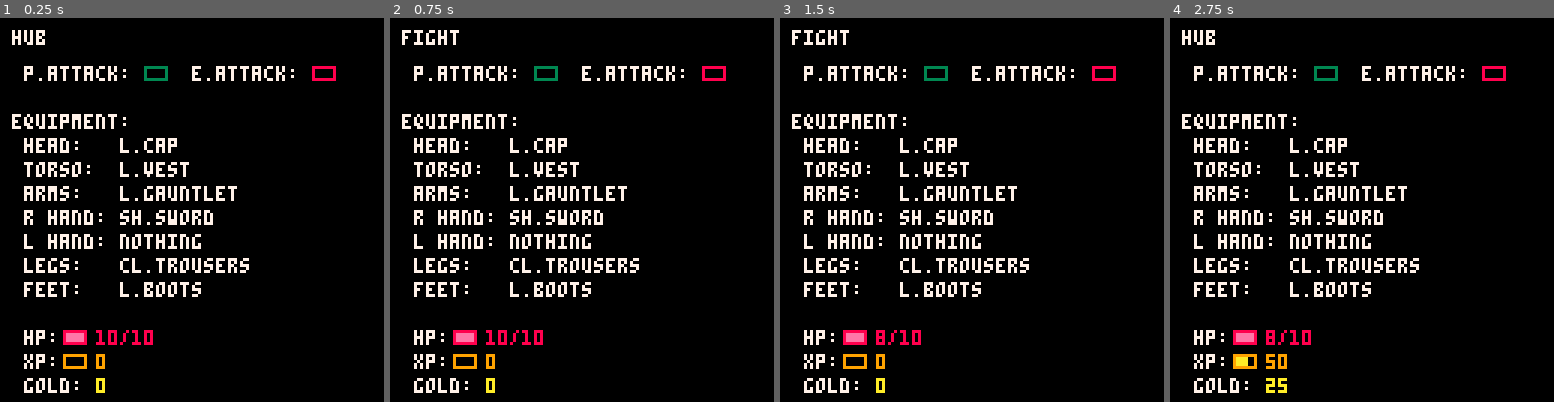
Above: before the commit, frames 1-4 (left to right).
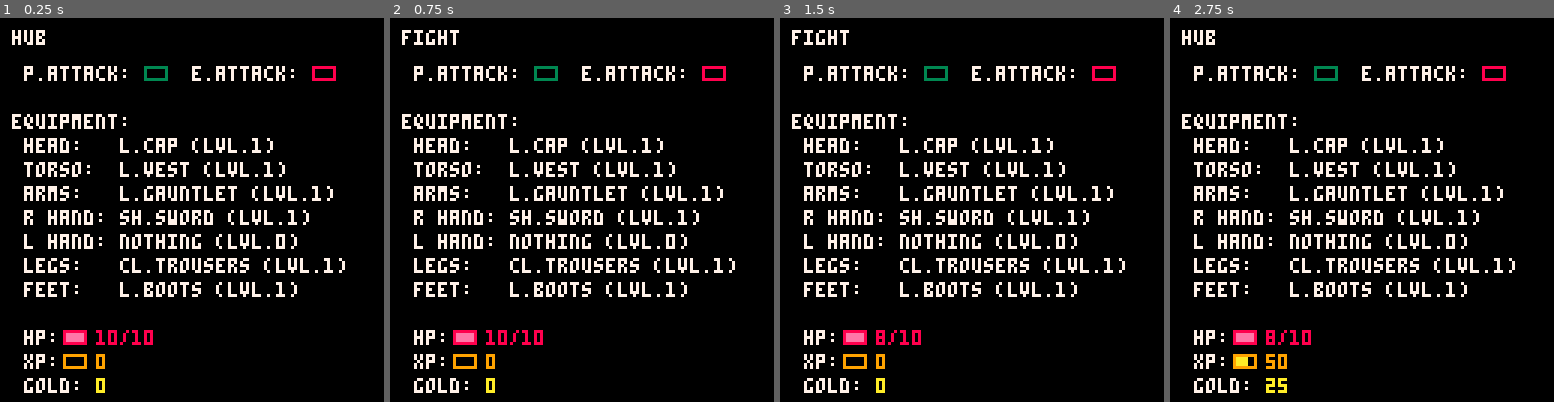
Above: after the commit, the same moments.

Repository: VedVid/IdleRPG
Game: PICO-8 cartridge idlerpg.p8
Same seed, same stepped clock (60 frames per second), same inputs: the game is played once before the commit and once after it.
Inputs:
- Up to frame 1 (0.25 s): no input
- Up to frame 2 (0.75 s): tap O (Z key) at 0.7 s
- Up to frame 3 (1.5 s): no input
- Up to frame 4 (2.75 s): tap O (Z key) at 1.7, 2.1, 2.5 s

The runs differ from the first frame. In frame 1, 1.9% of the frame differs, in the area x 50-90%, y 31-73%; in frame 2, 1.9%; in frame 3, 1.9%; in frame 4, 1.9%.

Commit message:
Items has (meaningless right now) level

Diff:
--- a/idlerpg.p8
+++ b/idlerpg.p8
@@ -95,19 +95,24 @@
  player.gold = 0
  player.equipment = {}
  player.equipment.head = {
-  name = "l.cap", def = 1}
+  name = "l.cap", lvl = 1,
+  def = 1}
  player.equipment.torso = {
-  name = "l.vest", def = 1}
+  name = "l.vest", lvl = 1,
+  def = 1}
  player.equipment.arms = {
-  name = "l.gauntlet", def = 1}
+  name = "l.gauntlet", lvl = 1,
+  def = 1}
  player.equipment.right_hand = {
-  name = "sh.sword", dmg = 3, as = 3}
+  name = "sh.sword", lvl = 1,
+  dmg = 3, as = 3}
  player.equipment.left_hand = {
-  name = "nothing"}
+  name = "nothing", lvl = 0}
  player.equipment.legs = {
-  name = "cl.trousers"}
+  name = "cl.trousers", lvl = 1}
  player.equipment.feet = {
-  name = "l.boots", def = 1}
+  name = "l.boots", lvl = 1,
+  def = 1}
  return player
 end
 
@@ -149,13 +154,13 @@
 
 function draw_eq(x, y, eq)
  print("equipment:", x-4, y, 7)
- print("head:   "..eq.head.name, x, y+8, 7)
- print("torso:  "..eq.torso.name, x, y+16, 7)
- print("arms:   "..eq.arms.name, x, y+24, 7)
- print("r hand: "..eq.right_hand.name, x, y+32, 7)
- print("l hand: "..eq.left_hand.name, x, y+40, 7)
- print("legs:   "..eq.legs.name, x, y+48, 7)
- print("feet:   "..eq.feet.name, x, y+56, 7)
+ print("head:   "..eq.head.name.." (lvl."..eq.head.lvl..")", x, y+8, 7)
+ print("torso:  "..eq.torso.name.." (lvl."..eq.torso.lvl..")", x, y+16, 7)
+ print("arms:   "..eq.arms.name.." (lvl."..eq.arms.lvl..")", x, y+24, 7)
+ print("r hand: "..eq.right_hand.name.." (lvl."..eq.right_hand.lvl..")", x, y+32, 7)
+ print("l hand: "..eq.left_hand.name.." (lvl."..eq.left_hand.lvl..")", x, y+40, 7)
+ print("legs:   "..eq.legs.name.." (lvl."..eq.legs.lvl..")", x, y+48, 7)
+ print("feet:   "..eq.feet.name.." (lvl."..eq.feet.lvl..")", x, y+56, 7)
 end
 
 function make_enemy()
